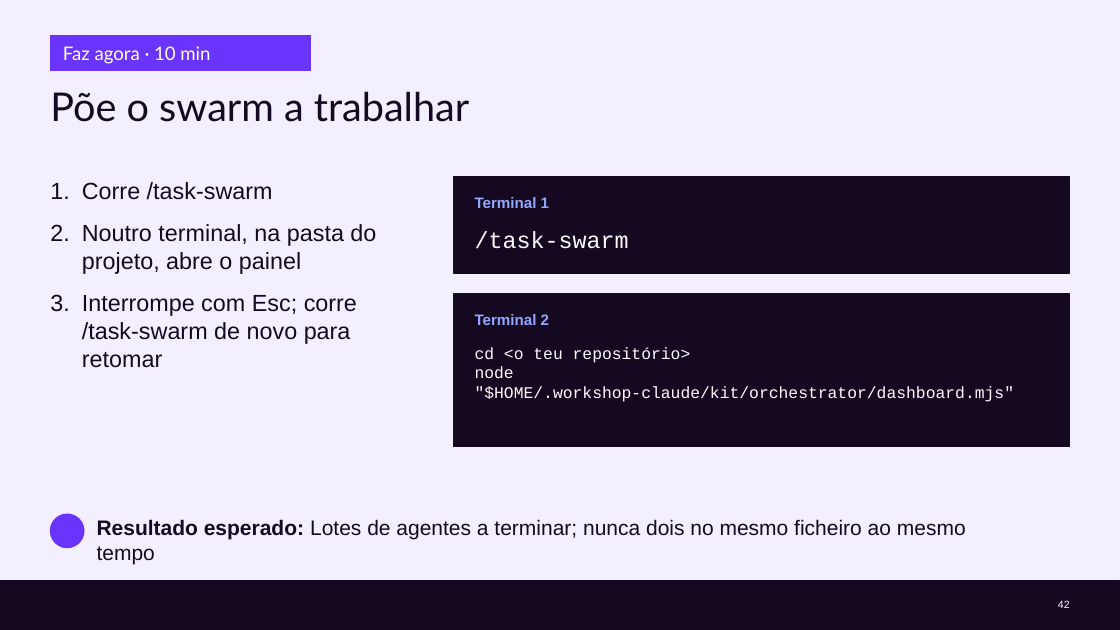
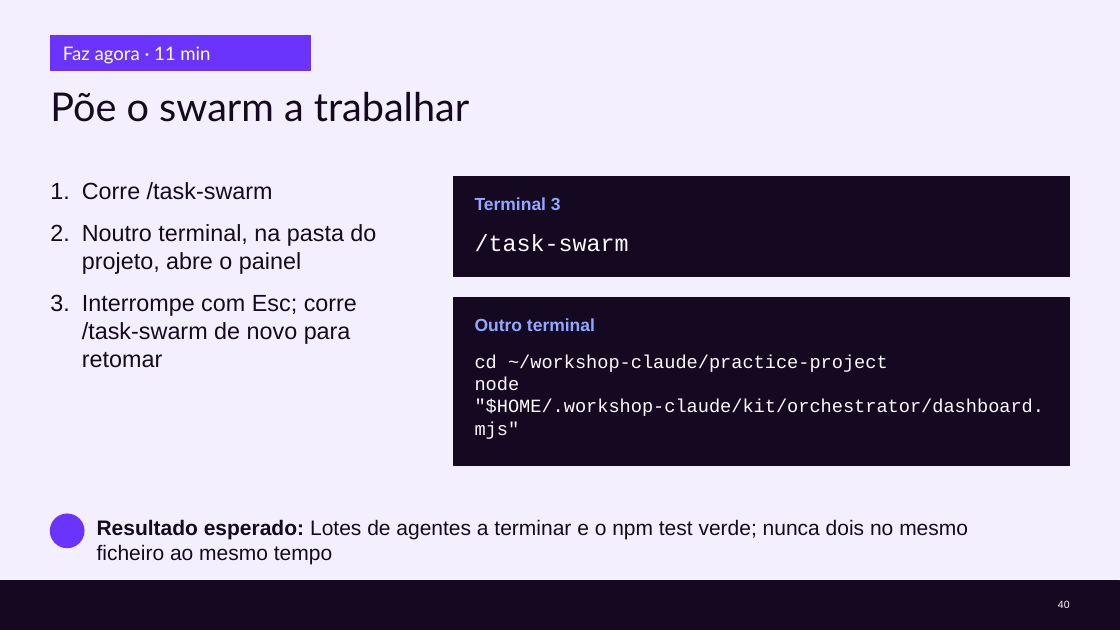
Before and after one commit to cx-guilherme-pinto/workshop-claude, a slide deck: slide 40 of slides/workshop.pptx (slide 42 before the commit). Drawn at 1120x630 pixels with LibreOffice and Linux fonts; fonts in the diff are those of the drawing; background and template pictures are left out. Boxes give left, top, right and bottom in pixels: in the first picture for what was removed or moved away, otherwise in the second. Text is boxed around its words. In the diff, an @@ line names an element or a change of style, - is before the commit and + after.

```diff
--- a/slides/workshop.pptx
+++ b/slides/workshop.pptx
@@ text at (63, 46, 210, 64): text changed @@
-Faz agora · 10 min
+Faz agora · 11 min
@@ text at (475, 197, 561, 210): text changed; size 13 to 15 pt @@
-Terminal 1
+Terminal 3
@@ rectangle: place and size @@
-rectangle at (454, 294, 1070, 447)
+rectangle at (454, 297, 1070, 465)
@@ text at (475, 318, 595, 331): text changed; size 13 to 15 pt @@
-Terminal 2
+Outro terminal
@@ text at (475, 355, 888, 372): text changed; size 14 to 16 pt @@
-cd <o teu repositório>
+cd ~/workshop-claude/practice-project
@@ text "cd ~/workshop-claude/practice-project": place and size @@
-text "cd ~/workshop-claude/practice-project" at (475, 347, 1015, 402)
+text "cd ~/workshop-claude/practice-project" at (475, 355, 1045, 439)
@@ text at (475, 377, 1045, 439): size 14 to 16 pt in "node "$HOME/.workshop-claude/kit/orchestrator/dashboard.mjs"" @@
@@ text at (97, 519, 968, 564): text changed @@
-Resultado esperado: Lotes de agentes a terminar; nunca dois no mesmo ficheiro ao mesmo tempo
+Resultado esperado: Lotes de agentes a terminar e o npm test verde; nunca dois no mesmo ficheiro ao mesmo tempo
@@ page number at (1058, 600, 1070, 608): text changed @@
-42
+40
```
Also in this commit, not shown: 29 other slides changed, 4 slides added, 7 slides removed, 11 other files.
